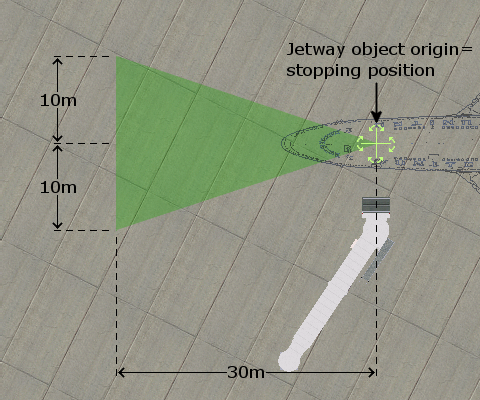
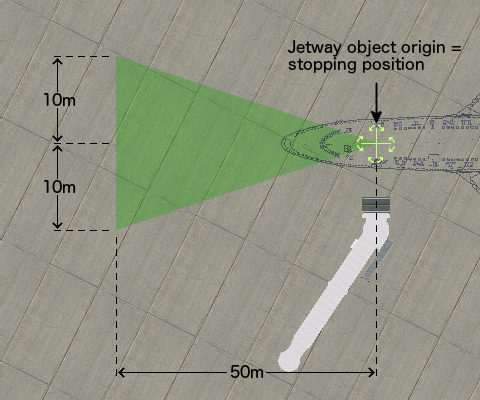
Revision of a layered 480 x 400 image; what changed, layer by layer:
renamed "30m" to "50m", painted on it over (228, 365, 264, 379)
painted on "10m #1" over (41, 180, 76, 194)
painted on "10m" over (41, 93, 76, 107)
renamed "Jetway object origin= ..." to "Jetway object origin = ...", painted on it over (287, 40, 472, 79)
